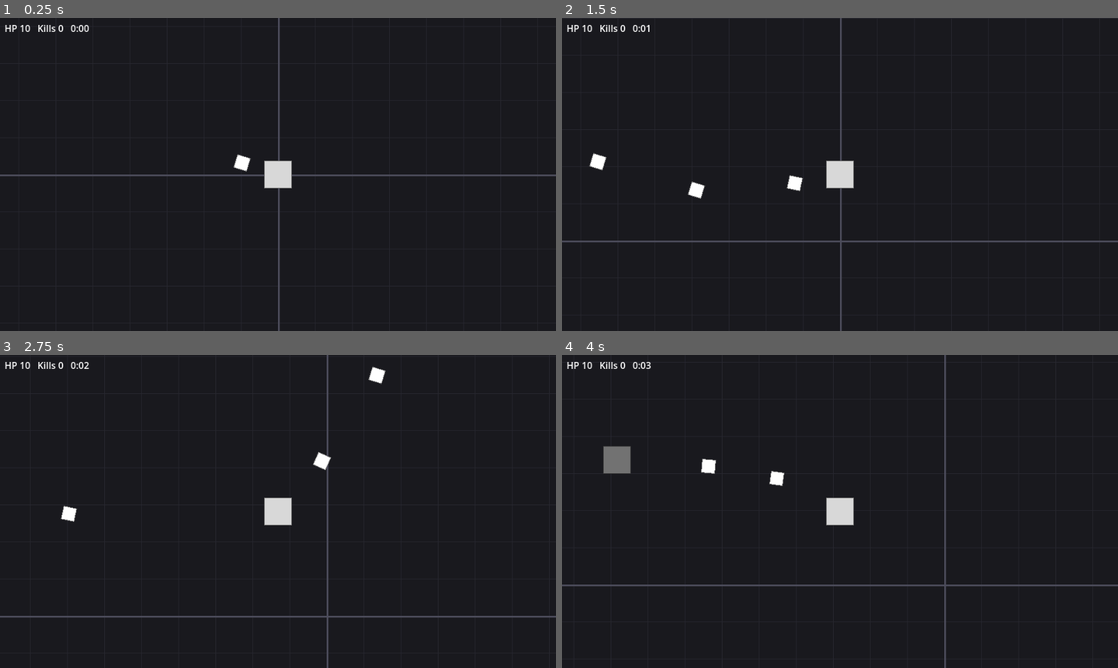
Above: before the commit, frames 1-4 (two rows, left to right).
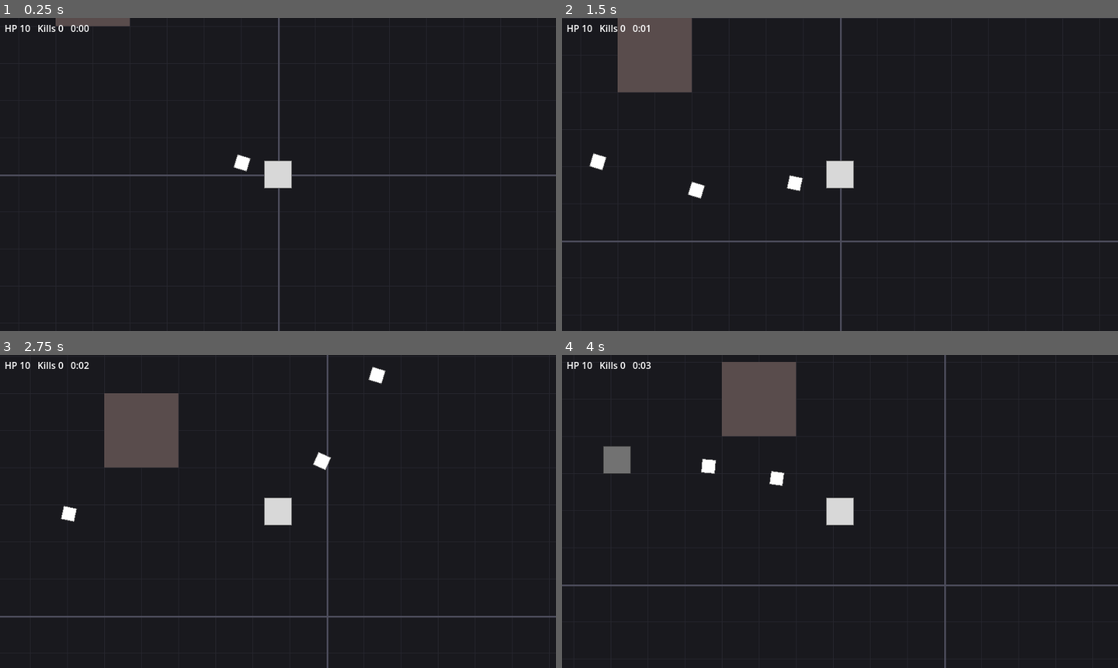
Above: after the commit, the same moments.

Repository: Veavictis/Abstractus
Game: Godot game, scene res://scenes/levels/test_level.tscn
Same seed, same stepped clock (60 frames per second), same inputs: the game is played once before the commit and once after it.
Inputs:
- Up to frame 1 (0.25 s): no input
- Up to frame 2 (1.5 s): hold W (move_up) from 0.53 s (still down)
- Up to frame 3 (2.75 s): release W (move_up) at 2.03 s; hold A (move_left) from 2.03 s (still down)
- Up to frame 4 (4 s): release A (move_left) at 3.53 s; hold S (move_down) from 3.53 s (still down)

The runs differ from the first frame. In frame 1, 0.3% of the frame differs, in the area x 10-24%, y 0-3%; in frame 2, 3.1%; in frame 3, 3.2%, in the area x 18-33%, y 12-36%; in frame 4, 3.2%.

Commit message:
Trace background obstacle hitboxes in Godot over the chunk painting
The background is now a chunk scene (painting + StaticBody2D) repeated in a 3x3 grid
around the camera. The player collides with traced obstacles.

Co-Authored-By: Claude Opus 5.5 <noreply@anthropic.com>
Claude-Session: https://claude.ai/code/session_01DncowDNkGb5khGGzWE9Dwx

Diff:
--- a/project.godot
+++ b/project.godot
@@ -76,6 +76,7 @@
 2d_physics/layer_1="player"
 2d_physics/layer_2="enemies"
 2d_physics/layer_3="player_shots"
+2d_physics/layer_4="obstacles"
 
 [rendering]
 
--- a/scenes/actors/player.tscn
+++ b/scenes/actors/player.tscn
@@ -11,7 +11,7 @@
 
 [node name="Player" type="CharacterBody2D"]
 collision_layer = 1
-collision_mask = 0
+collision_mask = 8
 motion_mode = 1
 script = ExtResource("1_player")
 
--- /dev/null
+++ b/scenes/levels/background_chunk.gd
@@ -0,0 +1,34 @@
+@tool
+extends Node2D
+## One 1024x1024 background chunk: the painting plus the obstacle hitboxes traced over it.
+##
+## Open `background_chunk.tscn` and add CollisionPolygon2D children to `Obstacles` to
+## trace hitboxes. The painting shows in the editor so you can trace right on it.
+
+const SIZE := 1024
+
+@export_file("*.png") var art_path := "res://assets/art/backgrounds/test_chunk.png"
+
+@onready var _art: Sprite2D = $Art
+
+
+func _ready() -> void:
+	_art.centered = false
+	if ResourceLoader.exists(art_path):
+		_art.texture = load(art_path)
+	else:
+		_art.texture = ImageTexture.create_from_image(_placeholder_image())
+
+
+func _placeholder_image() -> Image:
+	var image := Image.create_empty(SIZE, SIZE, false, Image.FORMAT_RGBA8)
+	image.fill(Color(0.1, 0.1, 0.12))
+	for i in range(0, SIZE, 64):
+		image.fill_rect(Rect2i(i, 0, 1, SIZE), Color(0.16, 0.16, 0.19))
+		image.fill_rect(Rect2i(0, i, SIZE, 1), Color(0.16, 0.16, 0.19))
+	# Thick lines on the chunk edges, so you can see where one chunk ends.
+	image.fill_rect(Rect2i(0, 0, 3, SIZE), Color(0.3, 0.3, 0.36))
+	image.fill_rect(Rect2i(0, 0, SIZE, 3), Color(0.3, 0.3, 0.36))
+	# Matches the ExampleObstacle hitbox. Delete both once your painting is in.
+	image.fill_rect(Rect2i(640, 640, 128, 128), Color(0.35, 0.3, 0.3))
+	return image
--- /dev/null
+++ b/scenes/levels/background_chunk.tscn
@@ -0,0 +1,17 @@
+[gd_scene load_steps=2 format=3]
+
+[ext_resource type="Script" path="res://scenes/levels/background_chunk.gd" id="1_chunk"]
+
+[node name="BackgroundChunk" type="Node2D"]
+script = ExtResource("1_chunk")
+
+[node name="Art" type="Sprite2D" parent="."]
+z_index = -100
+centered = false
+
+[node name="Obstacles" type="StaticBody2D" parent="."]
+collision_layer = 8
+collision_mask = 0
+
+[node name="ExampleObstacle" type="CollisionPolygon2D" parent="Obstacles"]
+polygon = PackedVector2Array(640, 640, 768, 640, 768, 768, 640, 768)
--- a/scenes/levels/test_level.tscn
+++ b/scenes/levels/test_level.tscn
@@ -1,13 +1,13 @@
 [gd_scene load_steps=4 format=3]
 
 [ext_resource type="Script" path="res://scenes/levels/test_level.gd" id="1_level"]
-[ext_resource type="Script" path="res://scripts/components/repeating_background.gd" id="2_bg"]
+[ext_resource type="Script" path="res://scripts/components/chunk_grid.gd" id="2_bg"]
 [ext_resource type="PackedScene" path="res://scenes/actors/player.tscn" id="3_player"]
 
 [node name="TestLevel" type="Node2D"]
 script = ExtResource("1_level")
 
-[node name="Background" type="Sprite2D" parent="."]
+[node name="Background" type="Node2D" parent="."]
 script = ExtResource("2_bg")
 
 [node name="Player" parent="." instance=ExtResource("3_player")]
--- /dev/null
+++ b/scripts/components/chunk_grid.gd
@@ -0,0 +1,23 @@
+class_name ChunkGrid
+extends Node2D
+## Repeats a background chunk scene forever in every direction around the camera.
+## Keeps a 3x3 block of chunks and moves it as the camera crosses chunk edges.
+
+@export var chunk_scene: PackedScene = preload("res://scenes/levels/background_chunk.tscn")
+@export var chunk_size := 1024
+
+
+func _ready() -> void:
+	for y in 3:
+		for x in 3:
+			var chunk: Node2D = chunk_scene.instantiate()
+			chunk.position = Vector2(x, y) * chunk_size
+			add_child(chunk)
+
+
+func _physics_process(_delta: float) -> void:
+	var camera := get_viewport().get_camera_2d()
+	if camera == null:
+		return
+	var cell := (camera.get_screen_center_position() / chunk_size).floor()
+	global_position = (cell - Vector2.ONE) * chunk_size
--- a/scripts/components/repeating_background.gd
+++ /dev/null
@@ -1,45 +0,0 @@
-class_name RepeatingBackground
-extends Sprite2D
-## Repeats one seamless chunk forever in every direction around the camera.
-##
-## Uses the PNG at `art_path` if it exists, otherwise a placeholder grid so movement is visible.
-
-## Chunks drawn across and down. 3 covers any screen smaller than one chunk.
-const CHUNKS := 3
-
-@export_file("*.png") var art_path := "res://assets/art/backgrounds/test_chunk.png"
-@export var chunk_size := 1024
-
-
-func _ready() -> void:
-	z_index = -100
-	centered = false
-	texture_repeat = CanvasItem.TEXTURE_REPEAT_ENABLED
-	region_enabled = true
-	region_rect = Rect2(0, 0, chunk_size * CHUNKS, chunk_size * CHUNKS)
-	if ResourceLoader.exists(art_path):
-		texture = load(art_path)
-		chunk_size = texture.get_width()
-		region_rect = Rect2(0, 0, chunk_size * CHUNKS, chunk_size * CHUNKS)
-	else:
-		texture = ImageTexture.create_from_image(_placeholder_image())
-
-
-func _process(_delta: float) -> void:
-	var camera := get_viewport().get_camera_2d()
-	if camera == null:
-		return
-	var cell := (camera.get_screen_center_position() / chunk_size).floor()
-	global_position = (cell - Vector2.ONE) * chunk_size
-
-
-func _placeholder_image() -> Image:
-	var image := Image.create_empty(chunk_size, chunk_size, false, Image.FORMAT_RGBA8)
-	image.fill(Color(0.1, 0.1, 0.12))
-	for i in range(0, chunk_size, 64):
-		image.fill_rect(Rect2i(i, 0, 1, chunk_size), Color(0.16, 0.16, 0.19))
-		image.fill_rect(Rect2i(0, i, chunk_size, 1), Color(0.16, 0.16, 0.19))
-	# Thick lines on the chunk edges, so you can see where one chunk ends.
-	image.fill_rect(Rect2i(0, 0, 3, chunk_size), Color(0.3, 0.3, 0.36))
-	image.fill_rect(Rect2i(0, 0, chunk_size, 3), Color(0.3, 0.3, 0.36))
-	return image
Not shown, added: scenes/levels/background_chunk.gd.uid
Not shown, added: scripts/components/chunk_grid.gd.uid
Not shown, removed: scripts/components/repeating_background.gd.uid
Not shown, changed: docs/test-level.md
